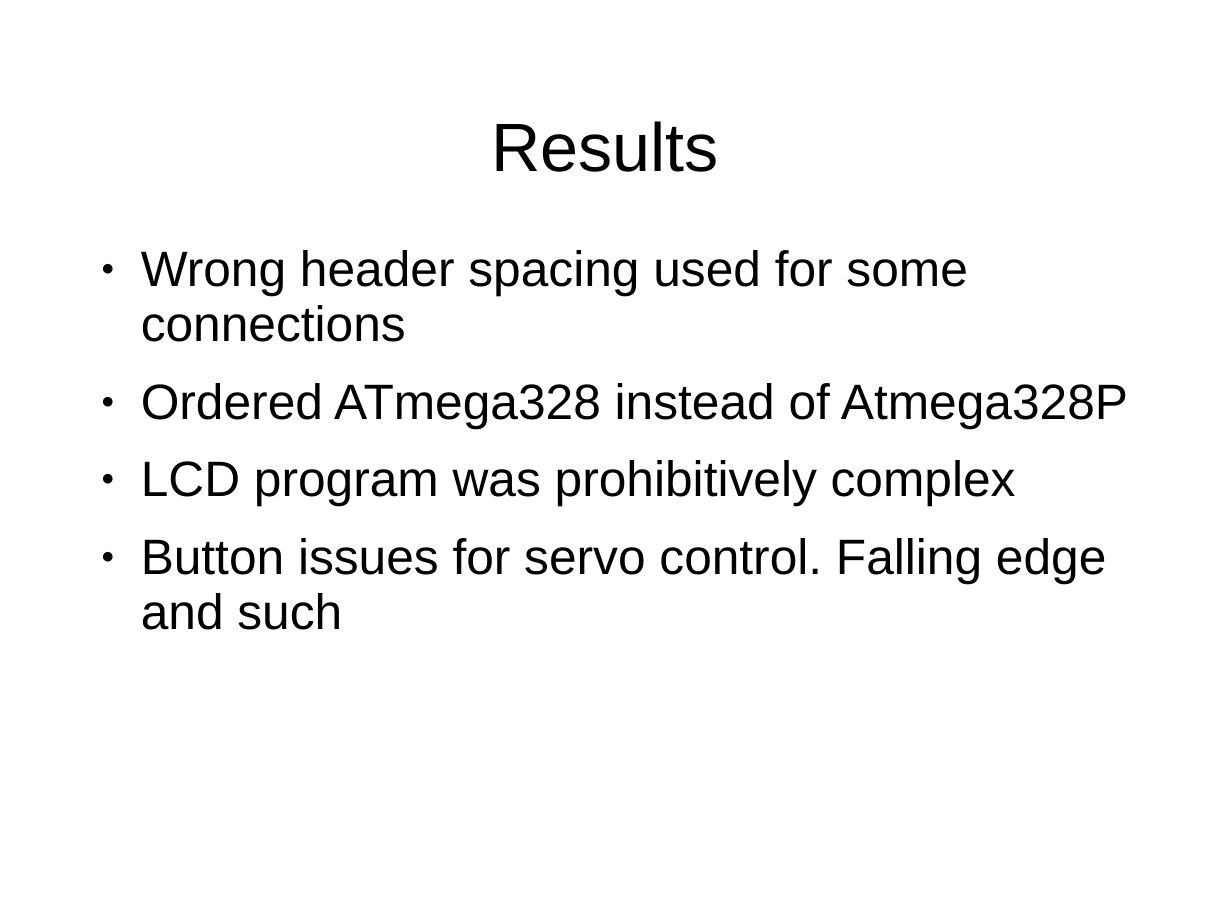
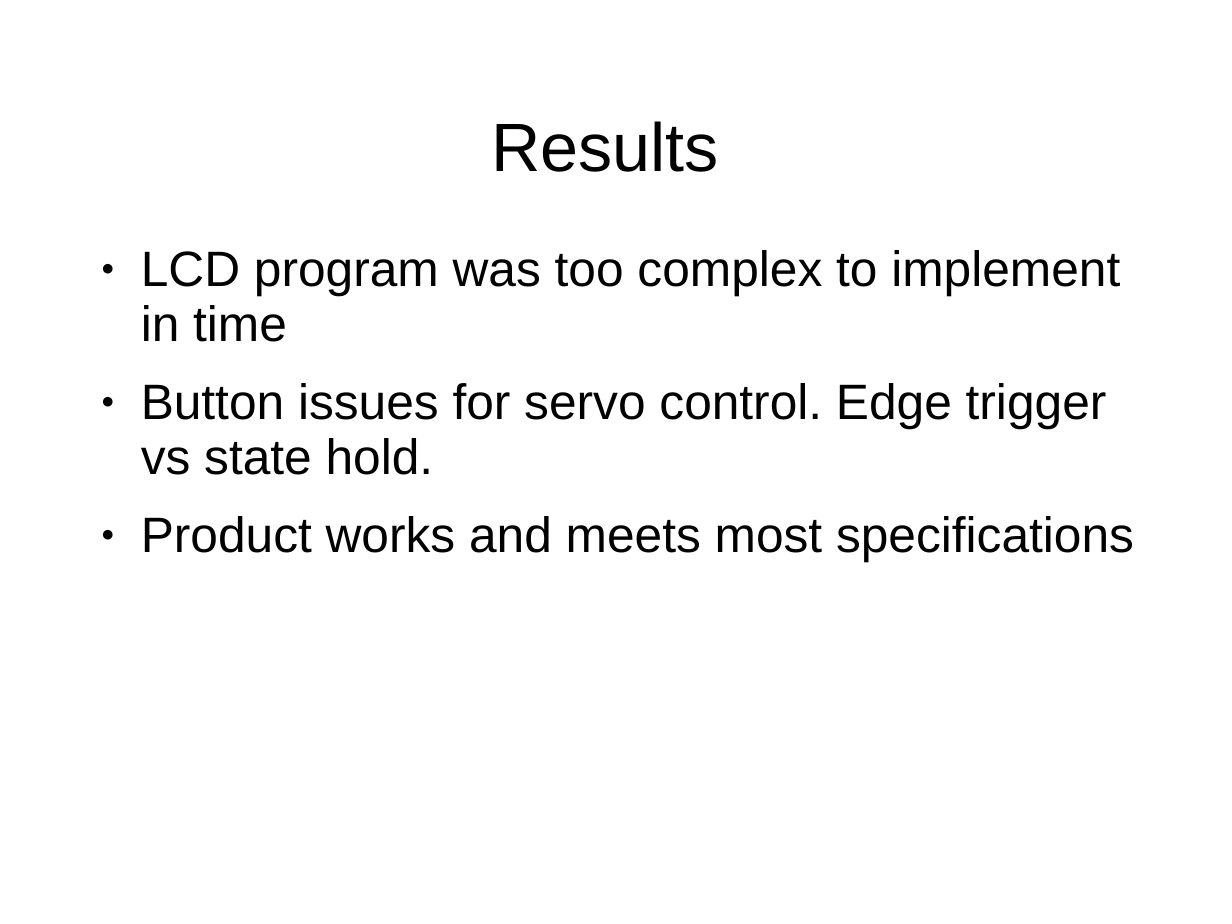
Before and after one commit to RC360Detector/RC360Detector, a slide deck: slide 20 of T08 - Presentation.ppt (slide 17 before the commit). Drawn at 1232x924 pixels with LibreOffice and Linux fonts; fonts in the diff are those of the drawing; background and template pictures are left out. Boxes give left, top, right and bottom in pixels: in the first picture for what was removed or moved away, otherwise in the second. Text is boxed around its words. In the diff, an @@ line names an element or a change of style, - is before the commit and + after.

```diff
--- a/T08 - Presentation.ppt
+++ b/T08 - Presentation.ppt
@@ text at [141,250,1134,561]: text changed @@
-● Wrong header spacing used for some connections
-● Ordered ATmega328 instead of Atmega328P
-● LCD program was prohibitively complex
-● Button issues for servo control. Falling edge and such
+● LCD program was too complex to implement in time
+● Button issues for servo control. Edge trigger vs state hold.
+● Product works and meets most specifications
```
Also in this commit, not shown: 8 other slides changed, 6 slides added, 3 slides removed.
